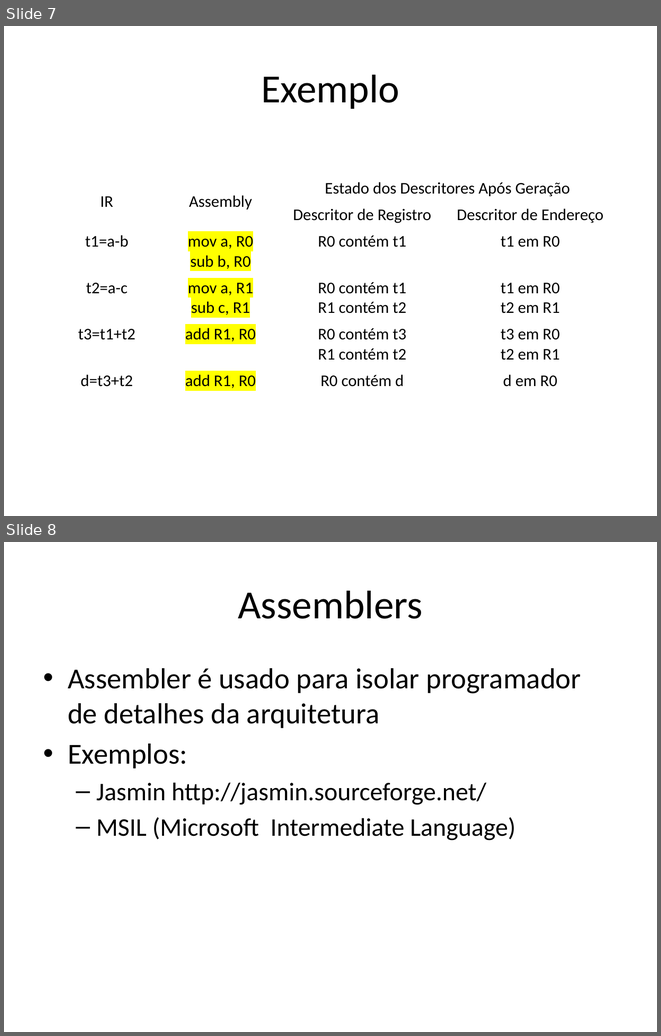
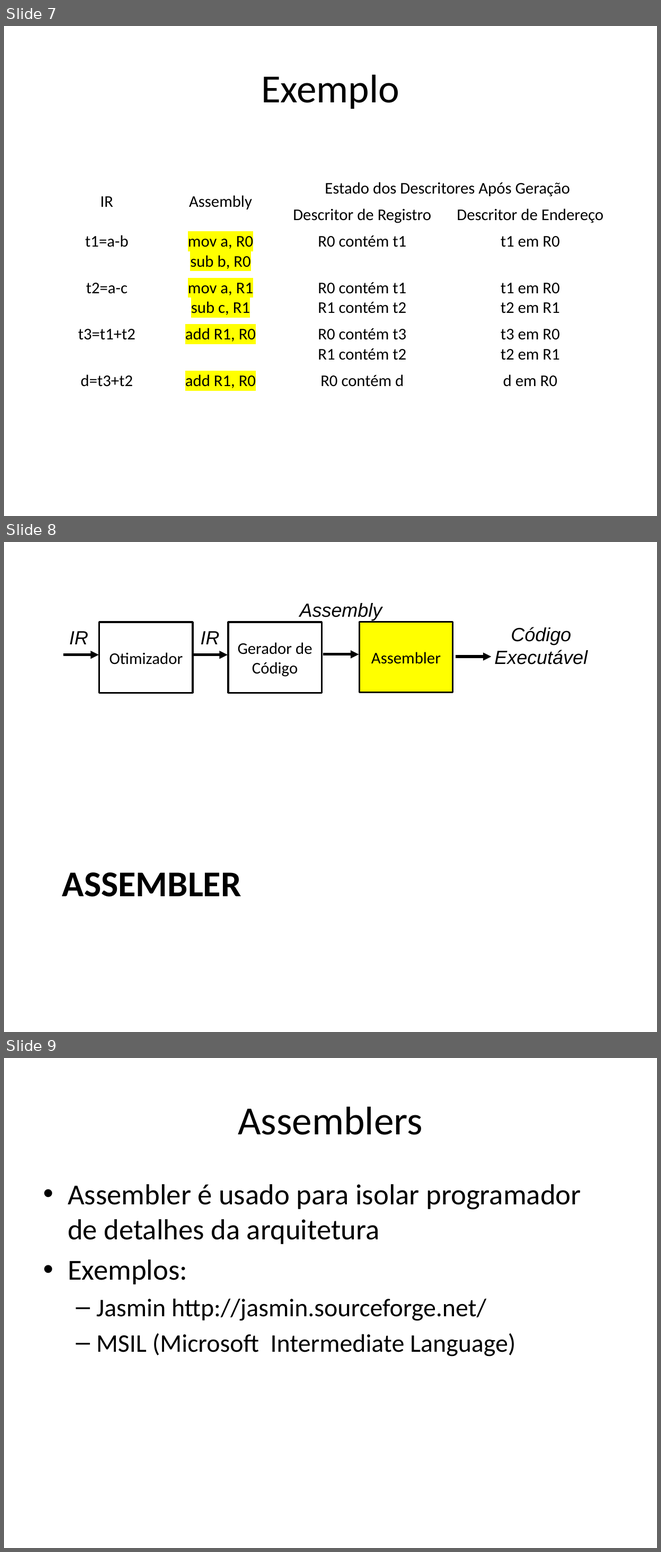
Before and after one commit to damorim/compilers-cin, a slide deck: slides-aulas/geracao-de-codigo.pptx. Shown one above the other, each under a label of ours: slides 7 and 8 before the commit, slides 7, 8 and 9 after it. The pictures are 661x1036 and 661x1552 pixels, drawn with LibreOffice and Linux fonts; fonts in the diff are those of the drawing. Boxes give left, top, right and bottom in pixels: in the first picture for what was removed or moved away, otherwise in the second. Text is boxed around its words. In the diff, an @@ line names an element or a change of style, - is before the commit and + after.

```diff
--- a/slides-aulas/geracao-de-codigo.pptx
+++ b/slides-aulas/geracao-de-codigo.pptx
@@ slide 8 added at box(4, 542, 657, 1032), background #FFFFFF @@
@@ text added at box(300, 603, 382, 620), 21 pt, text #000000, italic @@
+Assembly
@@ text added at box(69, 631, 88, 644), 21 pt, text #000000, italic @@
+IR
@@ rectangle added at box(99, 623, 193, 693), fill #FFFFFF, outline #000000 2 pt, 18 pt, text #000000 @@
+Otimizador
@@ text added at box(201, 631, 220, 644), 21 pt, text #000000, italic @@
+IR
@@ rectangle added at box(228, 623, 321, 693), fill #FFFFFF, outline #000000 2 pt, 18 pt, text #000000 @@
+Gerador de Código
@@ rectangle added at box(359, 622, 452, 692), fill #FFFF00, outline #000000 2 pt, 18 pt, text #000000 @@
+Assembler
@@ text added at box(494, 627, 588, 664), 21 pt, text #000000, italic @@
+Código Executável
@@ arrow added from (63, 655) to (99, 655), #000000 3 pt @@
@@ arrow added from (192, 655) to (227, 655), #000000 3 pt @@
@@ arrow added from (323, 654) to (359, 654), #000000 3 pt @@
@@ arrow added from (456, 656) to (491, 656), #000000 3 pt @@
@@ title added at box(62, 872, 241, 897), 40 pt, text #000000, bold @@
+ASSEMBLER
@@ what was slide 8 is now slide 9 @@
```
Also in this commit, not shown: 3 slides changed.
